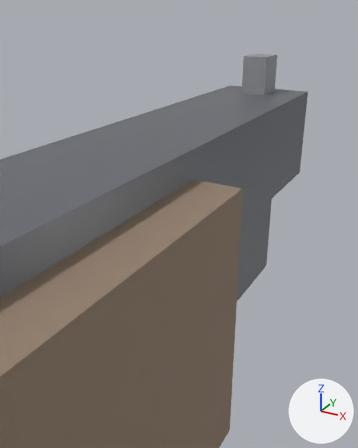
A saved change to the glTF model assets/weapons/shotgun.glb.
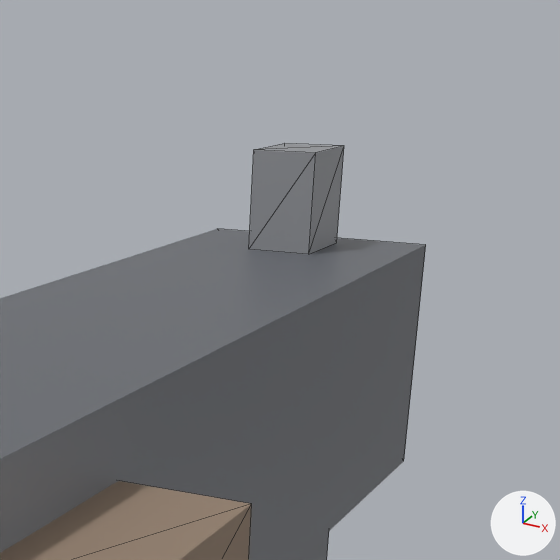
There are two pictures of each version: one from a 50 mm lens placed at (0.0908, 0.3954, 0.1677), pointed at (-0.0204, 0.5976, 0.0666), one close up on the part from 42% to 100% of the width and 0% to 47% of the height. Every picture has the same lights, and +X, +Y and +Z are marked at lower right. The older version's two pictures come first. The close-ups show mesh edges as thin lines. Where no turn or scale is listed for an object, it has been applied to the vertices.

Names of what the first close-up shows: 'barrel', 'front_bead', 'pump' and 1 more.
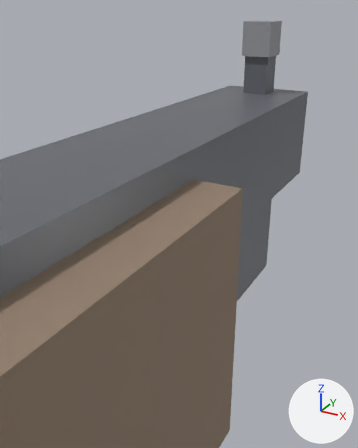
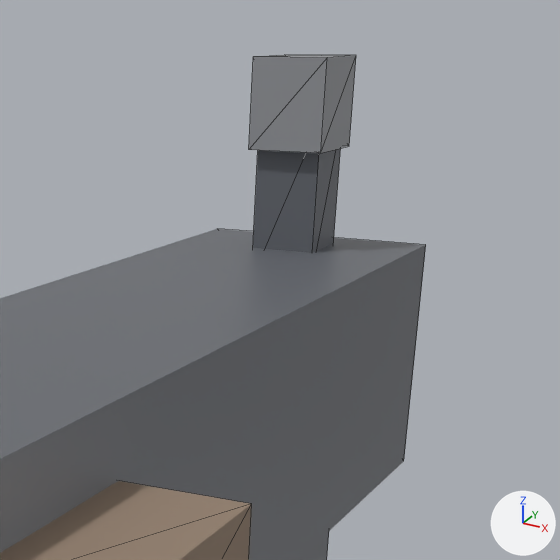
Changed parts and their boxes [x1, y1, x2, y2] in the close-ups (560 x 560 px):
'front_bead', moved, rescaled (12% wider, 12% shorter): before [249, 143, 344, 254]; after [249, 55, 356, 153]
'front_post', added: after [253, 148, 341, 253]

The change, as a list of edits to the scene's bpy script:
```text
Change ob_front_bead:
    ob_front_bead.location: (0.0, 0.646, 0.136) -> (0.0, 0.646, 0.153)
    ob_front_bead.scale: (0.012, 0.016, 0.018) -> (0.014, 0.016, 0.016)
Add ob_front_post:
    ob_front_post = bpy.data.objects.new('front_post', me_mesh_mat_gun_steel)
    ob_front_post.location = (0.0, 0.646, 0.136)
    ob_front_post.scale = (0.012, 0.012, 0.03)
```
